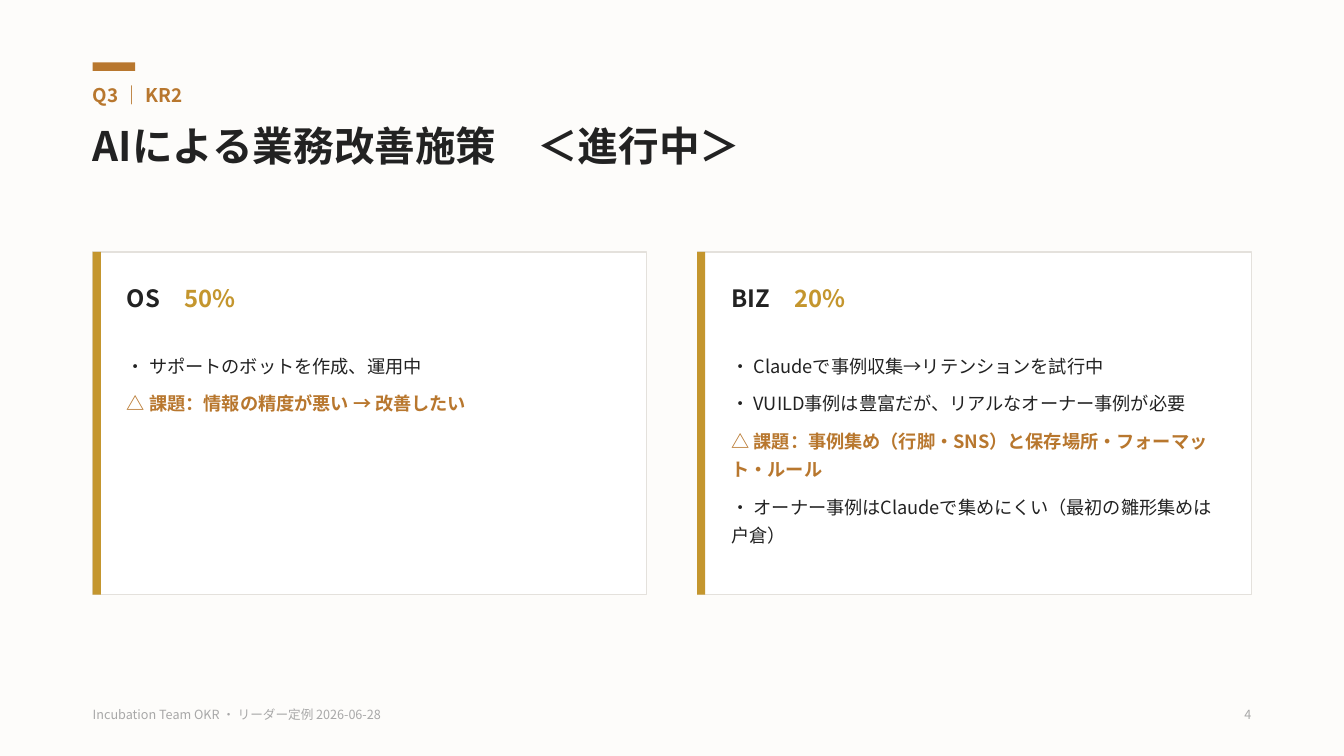
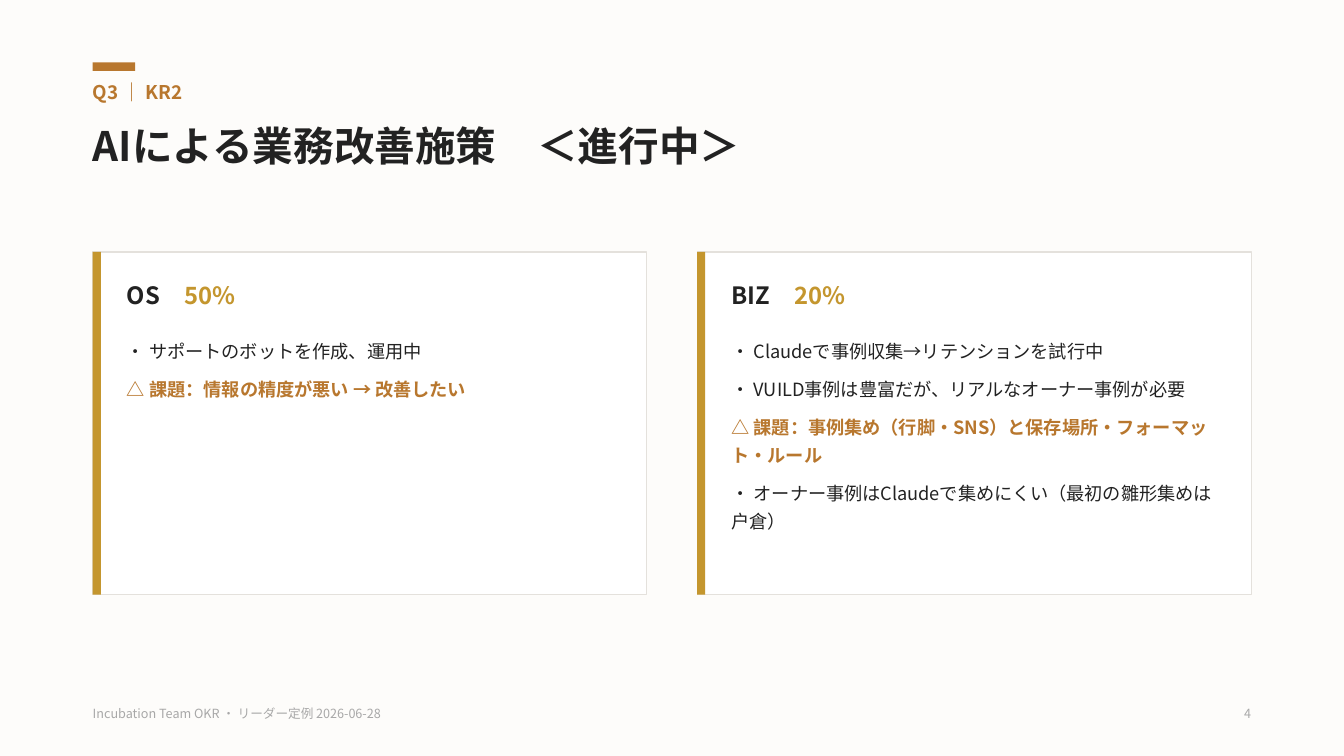
Before and after one commit to hajimetokura/claude_test, a slide deck: slide 4 of incubation-okr-q3-q4.pptx. Drawn at 1344x756 pixels with LibreOffice and Linux fonts; fonts in the diff are those of the drawing. Boxes give left, top, right and bottom in pixels: in the first picture for what was removed or moved away, otherwise in the second. Text is boxed around its words. In the diff, an @@ line names an element or a change of style, - is before the commit and + after.

```diff
--- a/incubation-okr-q3-q4.pptx
+++ b/incubation-okr-q3-q4.pptx
@@ background #FFFFFF to #FDFCFA @@
@@ rectangle removed at (0,0,1344,756) @@
@@ text "Q3 ｜ KR2" at (93,85,183,103): line spacing 1.12 to 1 @@
@@ text at (127,289,235,308): paragraph removed @@
-OS 50%
@@ text added at (127,286,235,305), 17 pt, text #C4962E, bold @@
+OS 50%
@@ text at (731,289,845,308): paragraph removed @@
-BIZ 20%
@@ text added at (731,286,845,305), 17 pt, text #222222, bold @@
+BIZ 20%
@@ text "・ サポートのボットを作成、運用中": place and size @@
-text "・ サポートのボットを作成、運用中" at (127,289,466,412)
+text "・ サポートのボットを作成、運用中" at (127,342,466,398)
@@ text "・ Claudeで事例収集→リテンションを試行中": place and size @@
-text "・ Claudeで事例収集→リテンションを試行中" at (731,289,1212,544)
+text "・ Claudeで事例収集→リテンションを試行中" at (731,342,1212,530)
```
Also in this commit, not shown: 9 other slides changed, 5 other files.
